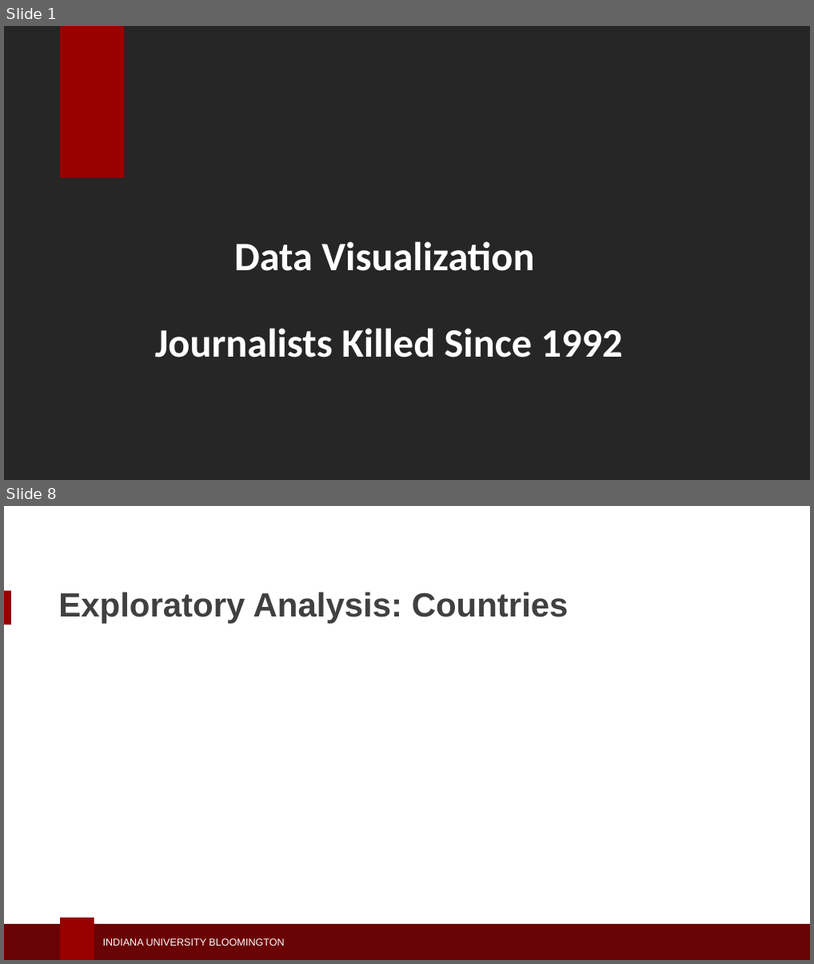
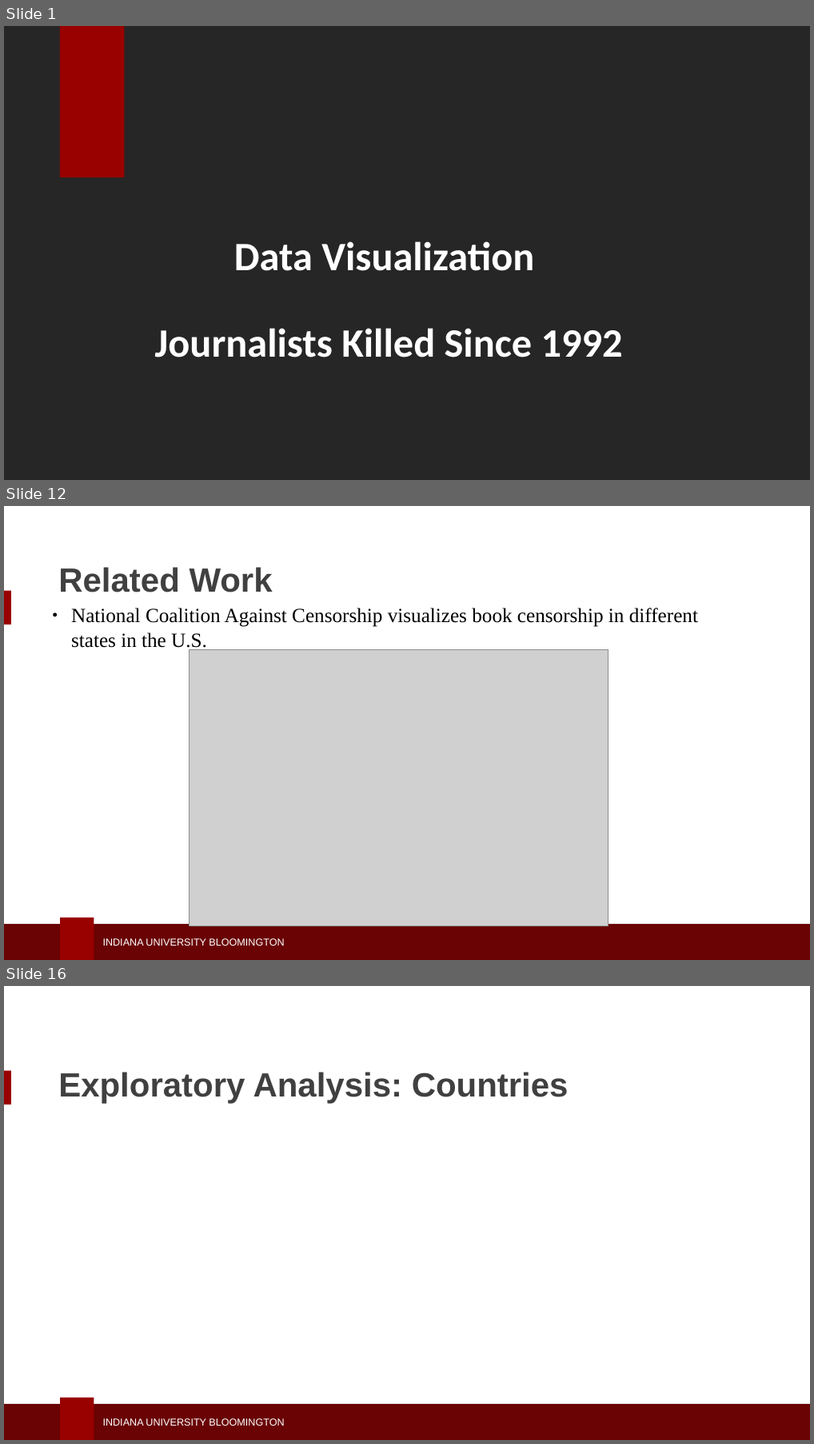
Before and after one commit to seashiva94/data_viz_project, a slide deck: dviz_ppt.pptx. Shown one above the other, each under a label of ours: slides 1 and 8 before the commit, slides 1, 12 and 16 after it; the slides between them are not shown. The pictures are 814x964 and 814x1444 pixels, drawn with LibreOffice and Linux fonts; fonts in the diff are those of the drawing; grey boxes stand for pictures; background and template pictures are left out. Boxes give left, top, right and bottom in pixels: in the first picture for what was removed or moved away, otherwise in the second. Text is boxed around its words. In the diff, an @@ line names an element or a change of style, - is before the commit and + after.

```diff
--- a/dviz_ppt.pptx
+++ b/dviz_ppt.pptx
@@ slide 12 added at <box>4,506,810,960</box>, background #FFFFFF; not listed: 4 template elements that a slide beside it also shows @@
@@ text added at <box>58,567,273,592</box>, 30 pt, text #404041, bold @@
+Related Work
@@ text added at <box>71,608,698,652</box>, 18 pt, text #000000 @@
+● National Coalition Against Censorship visualizes book censorship in different states in the U.S.
@@ picture added at <box>190,649,609,925</box> @@
@@ what was slide 8 is now slide 16 @@
```
Also in this commit, not shown: 1 slide changed, 13 other slides added, 5 slides removed, 2 other files.
